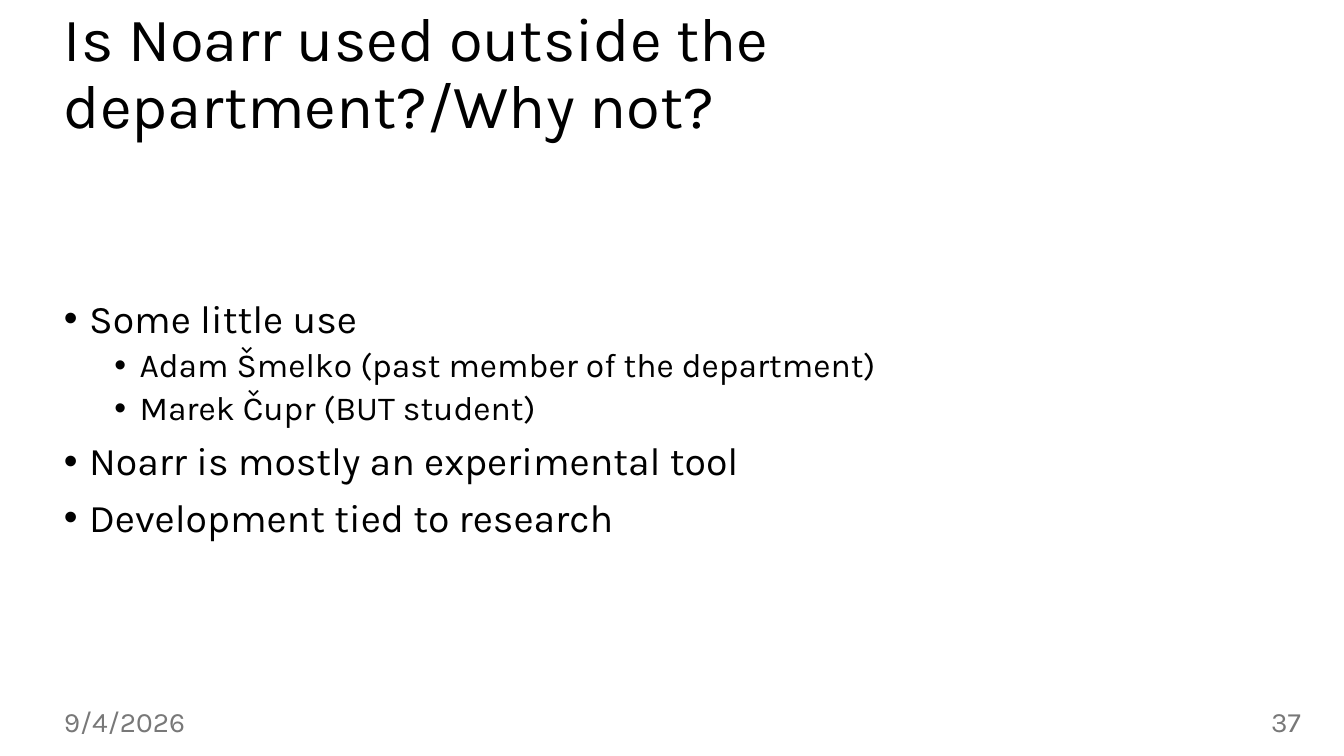
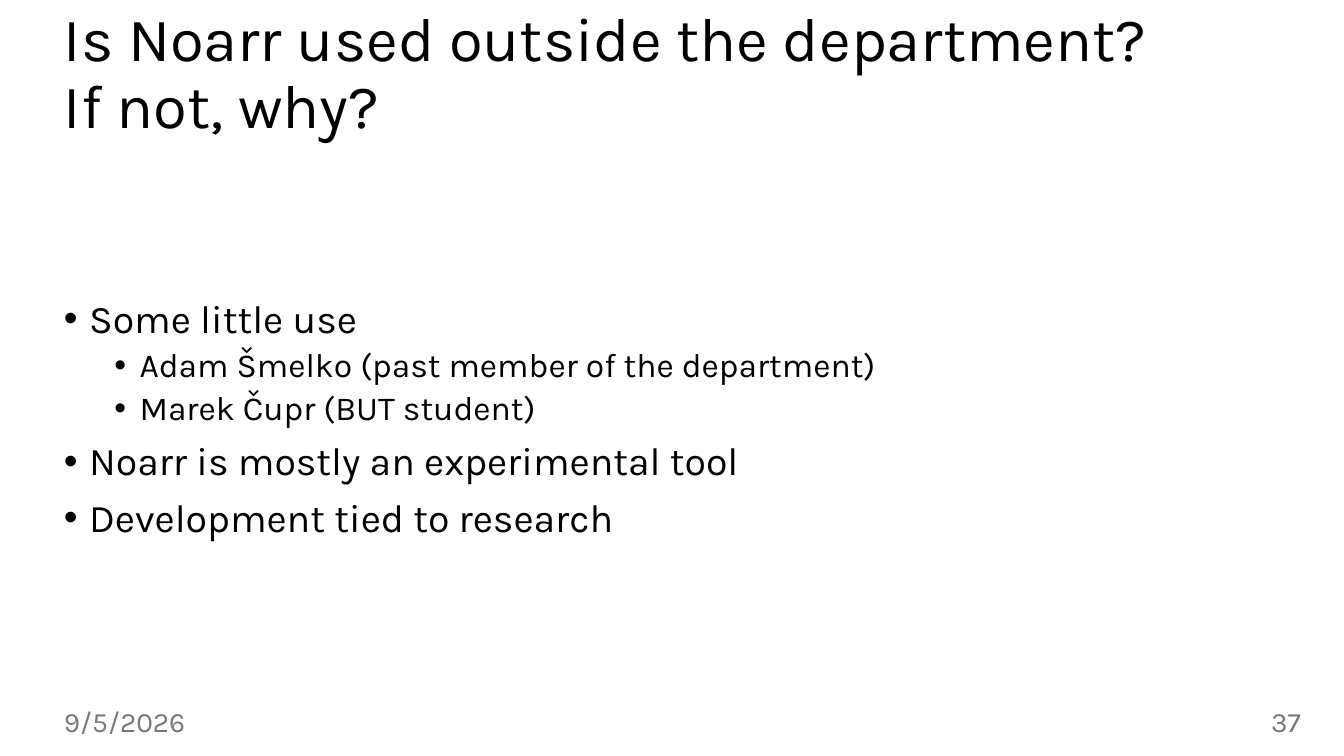
Before and after one commit to jiriklepl/phd-thesis, a slide deck: slide 37 of slides/Optimizing Memory Layouts and Traversal Orders in High-Performance Computing.pptx. Drawn at 1344x756 pixels with LibreOffice and Linux fonts; fonts in the diff are those of the drawing; background and template pictures are left out. Boxes give left, top, right and bottom in pixels: in the first picture for what was removed or moved away, otherwise in the second. Text is boxed around its words. In the diff, an @@ line names an element or a change of style, - is before the commit and + after.

```diff
--- a/slides/Optimizing Memory Layouts and Traversal Orders in High-Performance Computing.pptx
+++ b/slides/Optimizing Memory Layouts and Traversal Orders in High-Performance Computing.pptx
@@ title at [64,18,1147,143]: text changed @@
-Is Noarr used outside the department?/Why not?
+Is Noarr used outside the department?
+If not, why?
@@ text at [64,711,185,734]: text changed @@
-9/4/2026
+9/5/2026
```
Also in this commit, not shown: 43 other slides changed, 2 slides added.
